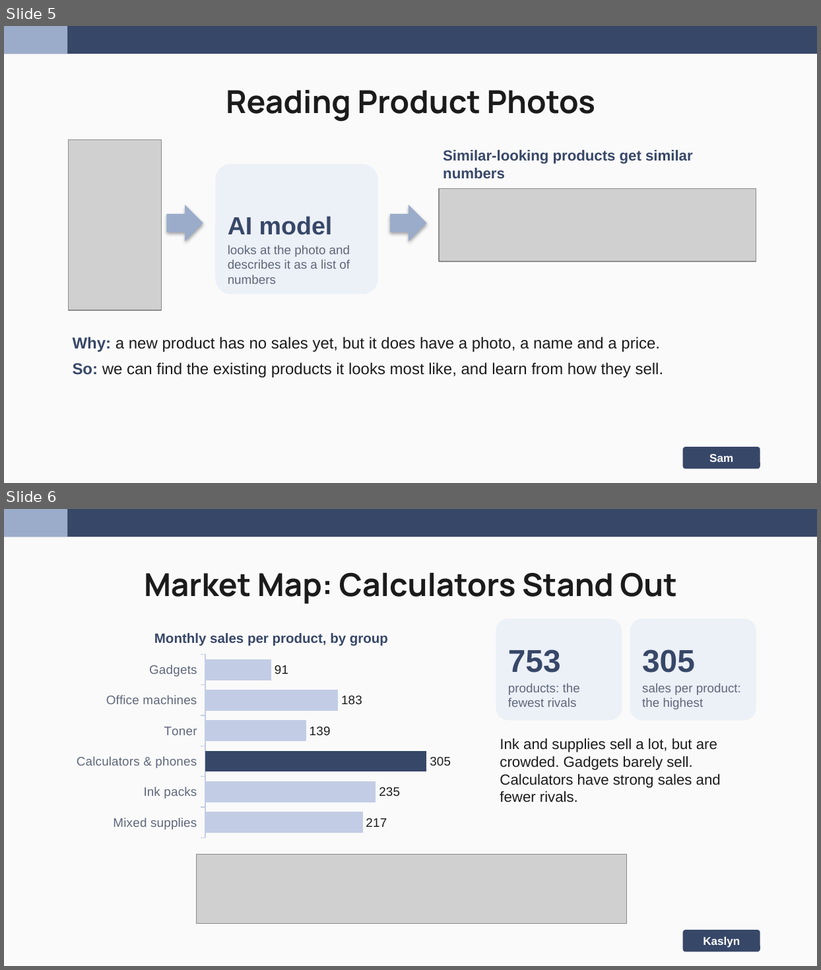
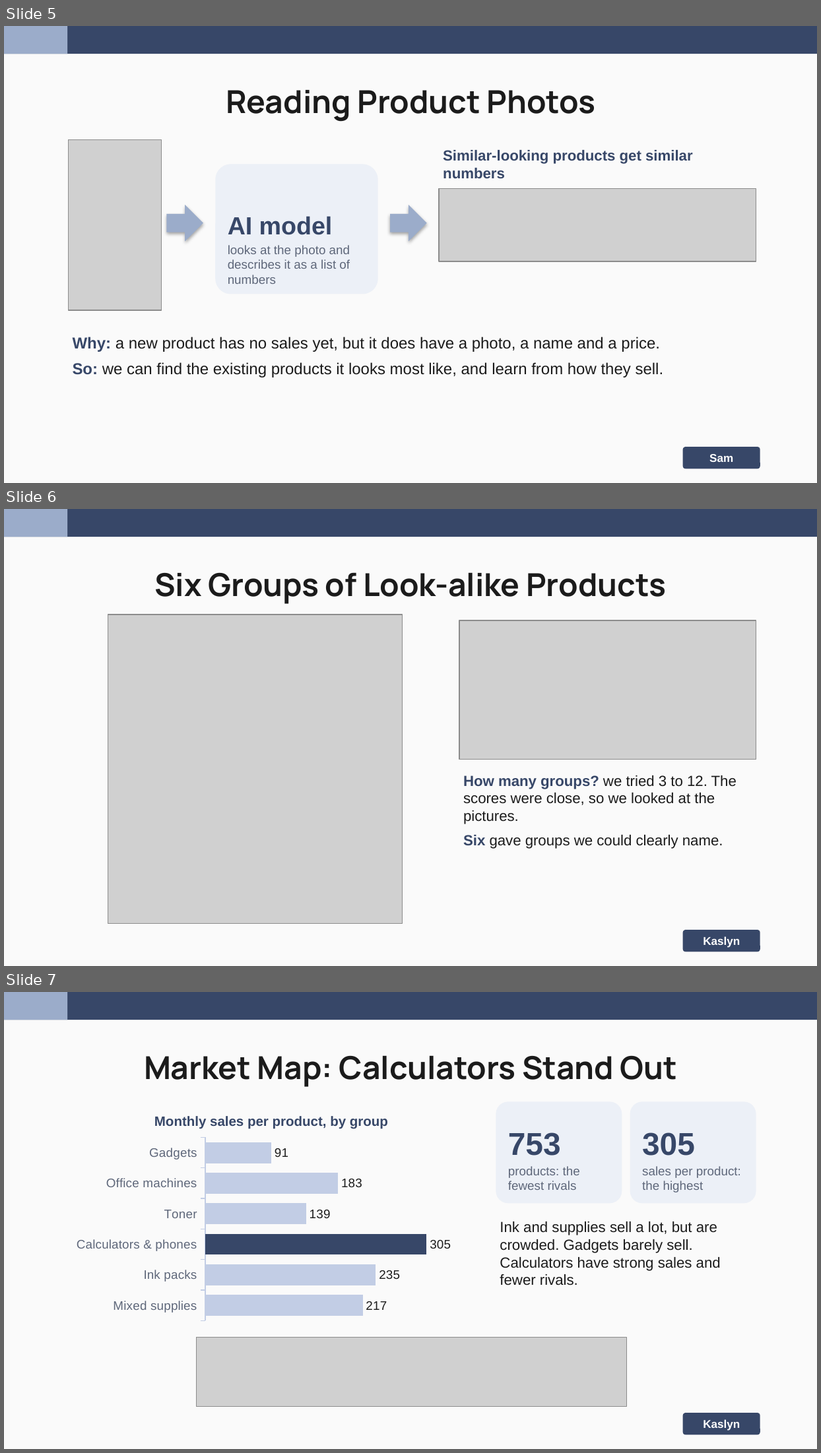
Before and after one commit to nakimagine/hello-world, a slide deck: Group_3_Amazon_Office_Electronic_Slides.pptx. Shown one above the other, each under a label of ours: slides 5 and 6 before the commit, slides 5, 6 and 7 after it. The pictures are 821x970 and 821x1453 pixels, drawn with LibreOffice and Linux fonts; fonts in the diff are those of the drawing; grey boxes stand for pictures. Boxes give left, top, right and bottom in pixels: in the first picture for what was removed or moved away, otherwise in the second. Text is boxed around its words. In the diff, an @@ line names an element or a change of style, - is before the commit and + after.

```diff
--- a/Group_3_Amazon_Office_Electronic_Slides.pptx
+++ b/Group_3_Amazon_Office_Electronic_Slides.pptx
@@ slide 6 added at box(4, 509, 817, 966), background #FAFAFA; not listed: 2 template elements that a slide beside it also shows @@
@@ title added at box(154, 572, 666, 604), 28 pt, text #1B1B1B, bold @@
+Six Groups of Look-alike Products
@@ picture added at box(108, 615, 403, 923) @@
@@ picture added at box(459, 621, 756, 759) @@
@@ text added at box(463, 776, 737, 849), 13 pt, text #1B1B1B @@
+How many groups? we tried 3 to 12. The scores were close, so we looked at the pictures.
+Six gave groups we could clearly name.
@@ rounded rectangle added at box(683, 930, 760, 952), fill #374768, 10 pt, text #FFFFFF, bold @@
+Kaslyn
@@ what was slide 6 is now slide 7 @@
```
Also in this commit, not shown: 8 other slides added.
